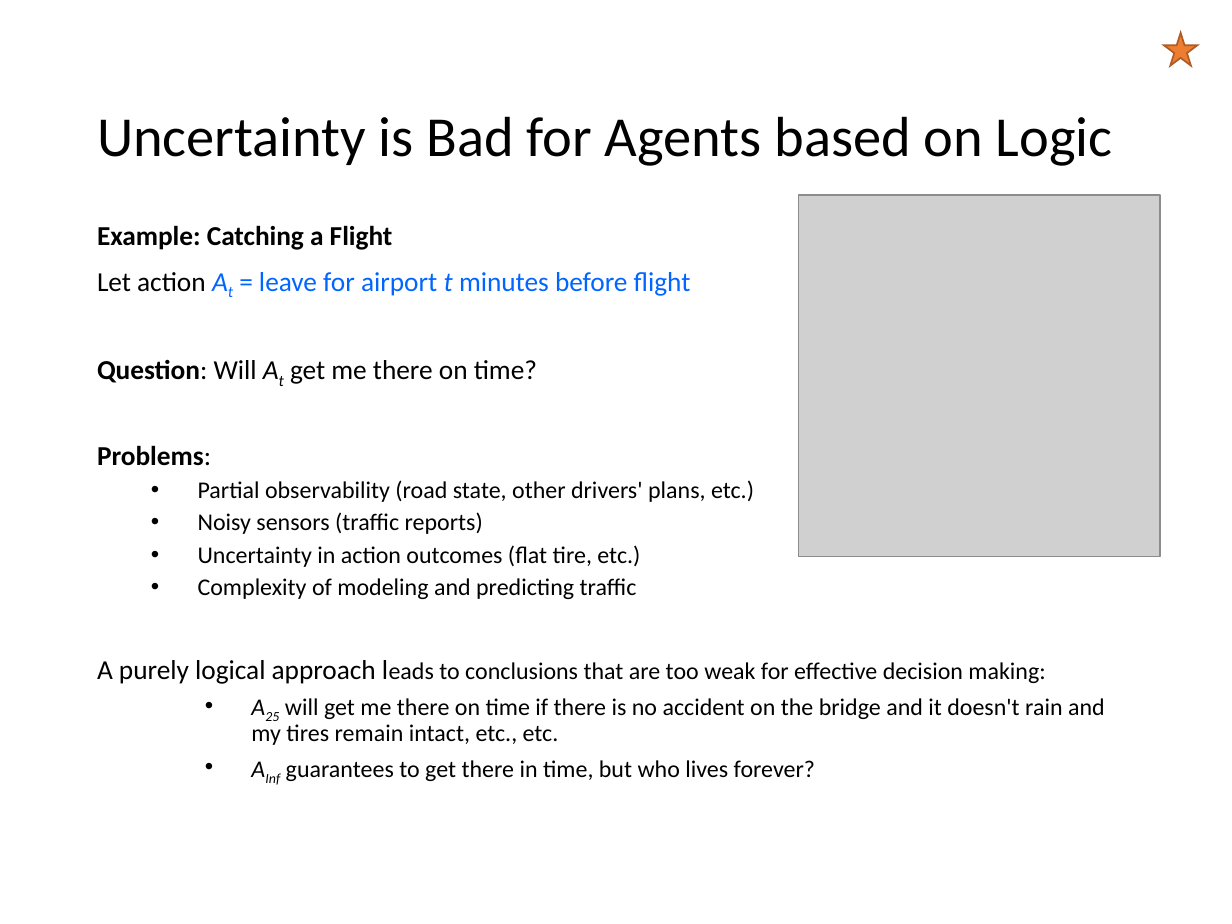
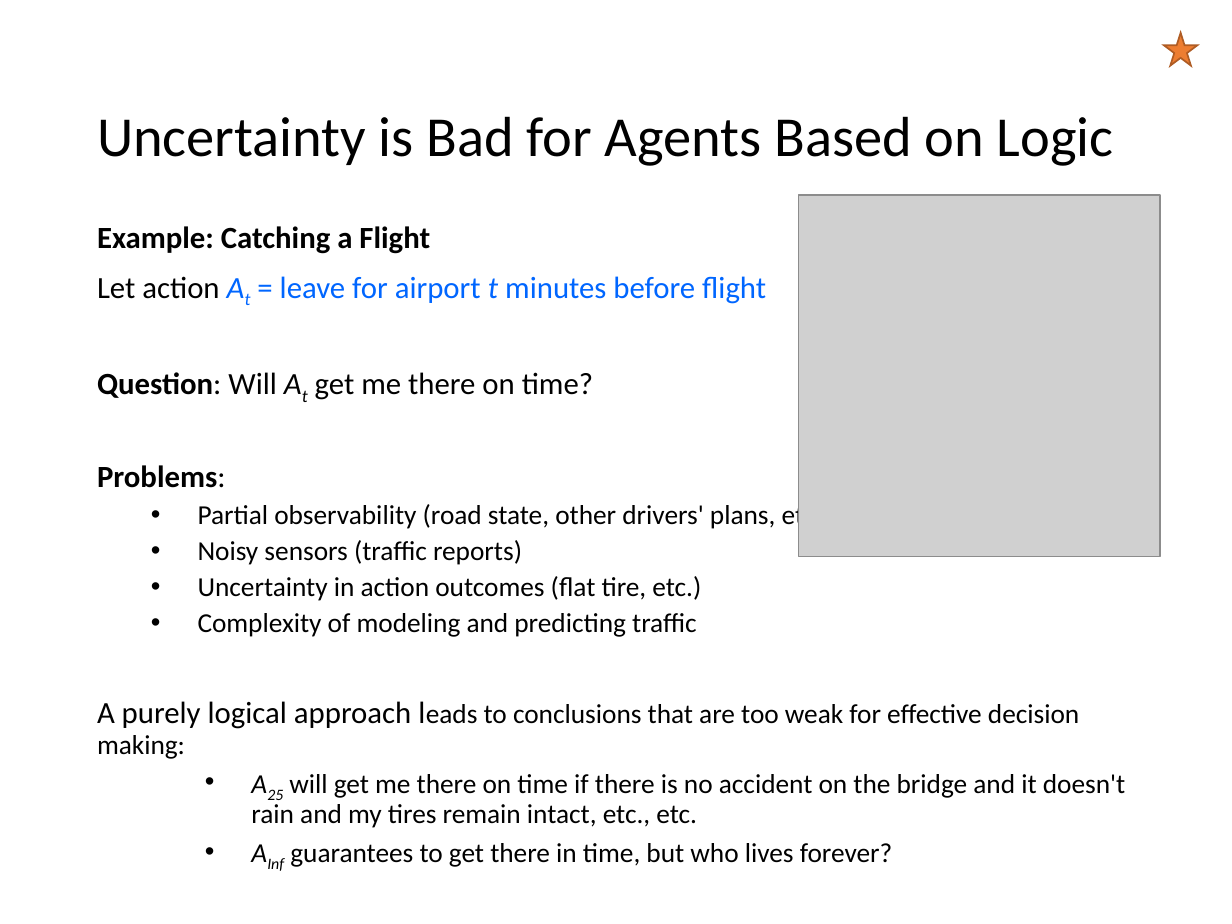
Before and after one commit to mhahsler/CS7320-AI, a slide deck: slide 2 of slides/12_uncertainty.pptx. Drawn at 1232x924 pixels with LibreOffice and Linux fonts; fonts in the diff are those of the drawing; grey boxes stand for pictures. Boxes give left, top, right and bottom in pixels: in the first picture for what was removed or moved away, otherwise in the second. Text is boxed around its words. In the diff, an @@ line names an element or a change of style, - is before the commit and + after.

```diff
--- a/slides/12_uncertainty.pptx
+++ b/slides/12_uncertainty.pptx
@@ title at [97, 116, 1114, 166]: text changed @@
-Uncertainty is Bad for Agents based on Logic
+Uncertainty is Bad for Agents Based on Logic
@@ text "Example: Catching a Flight" at [97, 226, 1125, 867]: size 16 to 18 pt in "Example: Catching a Flight", "Let action At = leave for airport ...", "Question: Will At get me there on ...", "Problems:" and 1 more places; size 14 to 16 pt in "Partial observability (road state, other drivers' plans, ...", "Noisy sensors (traffic reports)", "Uncertainty in action outcomes (flat tire, etc.)", "Complexity of modeling and predicting traffic" and 3 more places @@
```
Also in this commit, not shown: 7 other slides changed, 1 other file.
